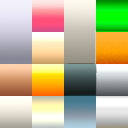
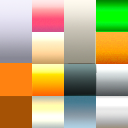
Comparing the layer stacks of the two 128×128 images. Changes:
added layer "Шар 2" above "Шар 1" over <box>0,63,32,96</box>
added layer "Шар 1" above "Тон/насиченість 1" over <box>0,95,32,128</box>
added layer "Dirt копія" above "Wall_1" over <box>0,64,32,96</box>
